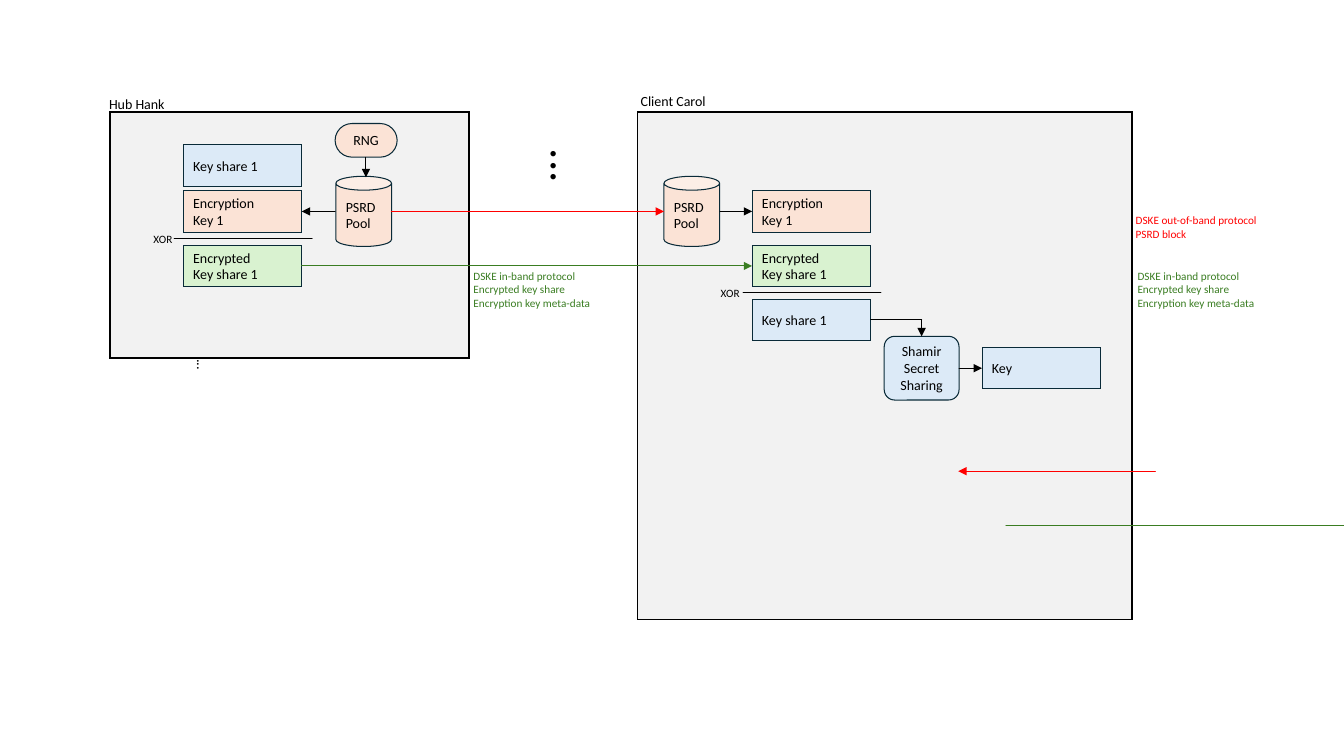
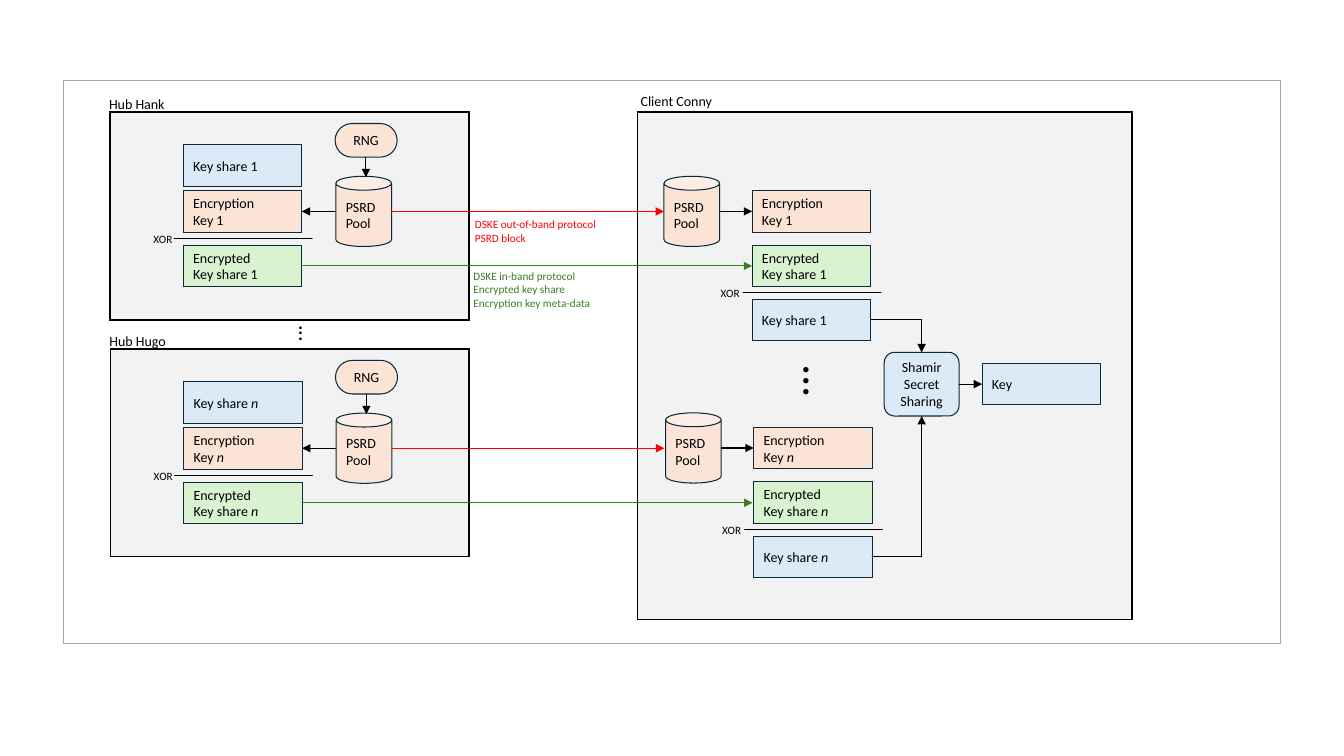
Before and after one commit to brunorijsman/dske-python, a slide deck: slide 6 of docs/figures/figures.pptx. Drawn at 1344x756 pixels with LibreOffice and Linux fonts; fonts in the diff are those of the drawing. Boxes give left, top, right and bottom in pixels: in the first picture for what was removed or moved away, otherwise in the second. Text is boxed around its words. In the diff, an @@ line names an element or a change of style, - is before the commit and + after.

```diff
--- a/docs/figures/figures.pptx
+++ b/docs/figures/figures.pptx
@@ rectangle added at <box>64,81,1281,644</box>, outline #A6A6A6 0.75 pt @@
@@ rectangle: place and size @@
-rectangle at <box>110,112,469,358</box>
+rectangle at <box>110,112,469,320</box>
@@ text at <box>641,96,712,109</box>: text changed @@
-Client Carol
+Client Conny
@@ text "DSKE out-of-band protocol": place and size @@
-text "DSKE out-of-band protocol" at <box>1136,216,1256,238</box>
+text "DSKE out-of-band protocol" at <box>475,220,596,242</box>
@@ text removed at <box>1138,272,1254,309</box> @@
-DSKE in-band protocol
-Encrypted key share
-Encryption key meta-data
@@ text added at <box>288,315,329,390</box>, 16 pt, text #000000 @@
+...
@@ arrow moved from (922, 320) - (922, 337) to (922, 320) - (922, 353) @@
@@ text added at <box>109,336,166,350</box>, 10 pt, text #000000 @@
+Hub Hugo
@@ rectangle added at <box>110,349,469,557</box>, fill #F2F2F2, outline #000000 1 pt @@
@@ text "...": place and size @@
-text "..." at <box>548,139,589,213</box>
+text "..." at <box>801,354,842,429</box>
@@ rounded rectangle added at <box>336,361,398,394</box>, fill #FBE3D6, outline #092A39 0.75 pt, 10 pt, text #000000 @@
+RNG
@@ 1 rectangle, 1 rounded rectangle, 1 arrow: place and size @@
-1 rectangle, 1 rounded rectangle, 1 arrow at <box>884,337,1100,400</box>
+1 rectangle, 1 rounded rectangle, 1 arrow at <box>884,353,1100,416</box>
@@ arrow added from (366, 394) to (366, 414), #000000 0.75 pt @@
@@ arrow added from (922, 557) to (922, 416), #000000 0.75 pt @@
@@ group added at <box>154,382,392,523</box>: 3 rectangles, 1 line, 1 text, 1 cylinder, 1 arrow @@
+Key share n
+Encrypted
+Key share n
+Encryption
+Key n
+XOR
+PSRD
+Pool
@@ arrow added from (392, 449) to (664, 449), #FF0000 0.75 pt @@
@@ group added at <box>665,413,882,578</box>: 3 rectangles, 1 line, 1 text, 1 cylinder, 1 arrow @@
+Key share n
+Encrypted
+Key share n
+Encryption
+Key n
+XOR
+PSRD
+Pool
@@ arrow removed from (1155, 471) to (959, 471) @@
@@ arrow moved from (1006, 526) - (1344, 526) to (302, 503) - (753, 503) @@
@@ line added from (872, 557) to (922, 557), #000000 0.75 pt @@
```
Also in this commit, not shown: 1 other slide changed, 1 slide added, 14 other files.
